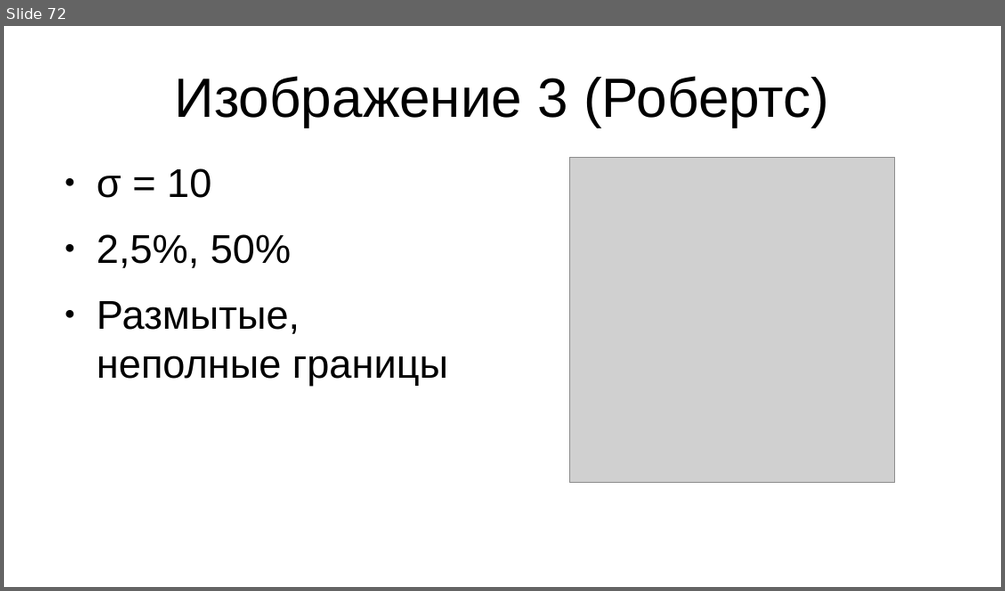
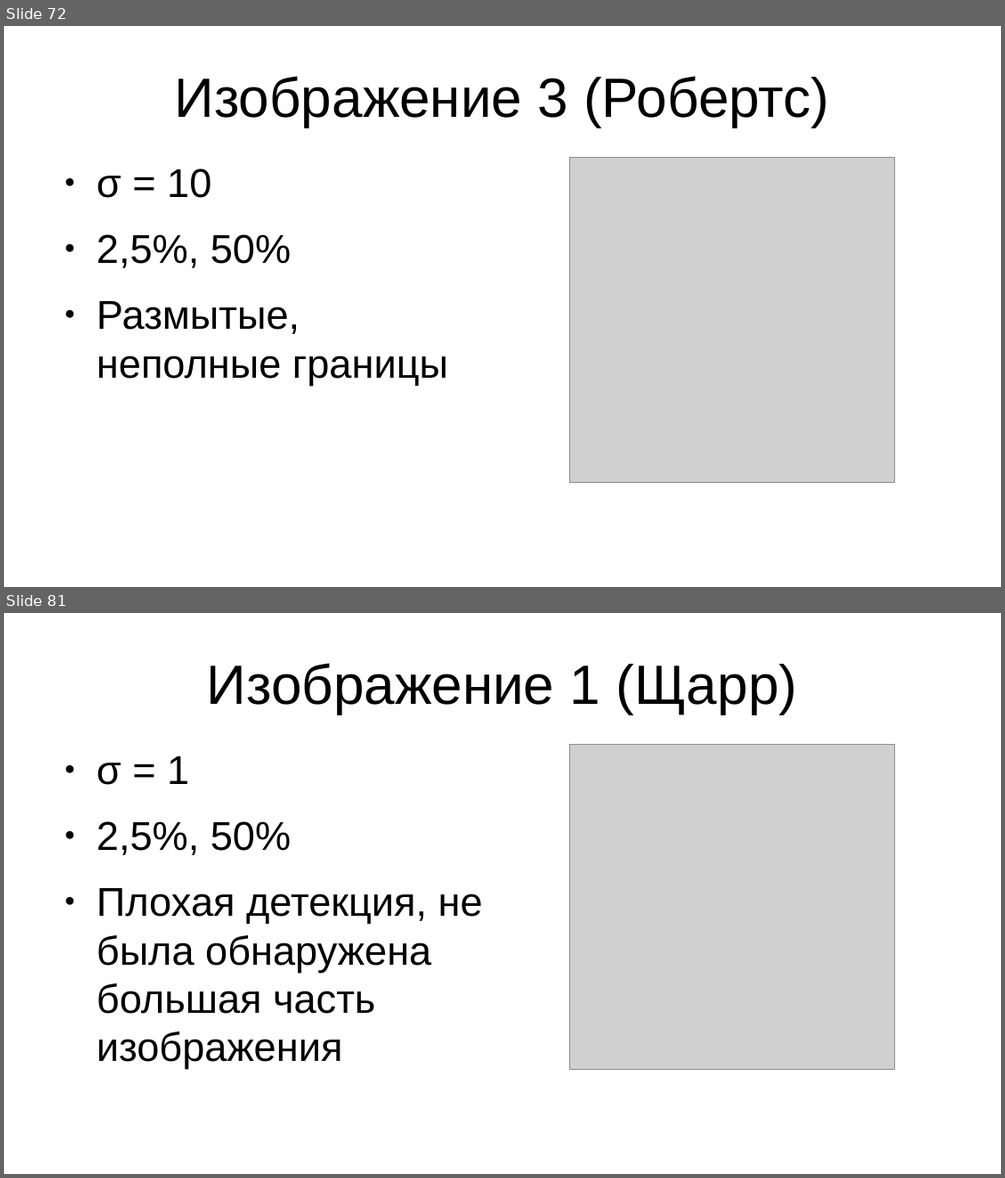
Before and after one commit to AlexeyVorobyev/media-moment-iz-second, a slide deck: report/pres.odp. Shown one above the other, each under a label of ours: slide 72 before the commit, slides 72 and 81 after it; the slides between them are not shown. The pictures are 1005x591 and 1005x1178 pixels, drawn with LibreOffice and Linux fonts; fonts in the diff are those of the drawing; grey boxes stand for pictures. Boxes give left, top, right and bottom in pixels: in the first picture for what was removed or moved away, otherwise in the second. Text is boxed around its words. In the diff, an @@ line names an element or a change of style, - is before the commit and + after.

```diff
--- a/report/pres.odp
+++ b/report/pres.odp
@@ slide 81 added at <box>4,613,1001,1174</box>, background #FFFFFF @@
@@ title added at <box>207,663,797,714</box>, 44 pt, text #000000 @@
+Изображение 1 (Щарр)
@@ picture added at <box>570,744,896,1070</box> @@
@@ text added at <box>97,756,483,1069</box>, 32 pt, text #000000 @@
+● σ = 1
+● 2,5%, 50%
+● Плохая детекция, не была обнаружена большая часть изображения
```
Also in this commit, not shown: 3 slides changed, 36 other slides added.
